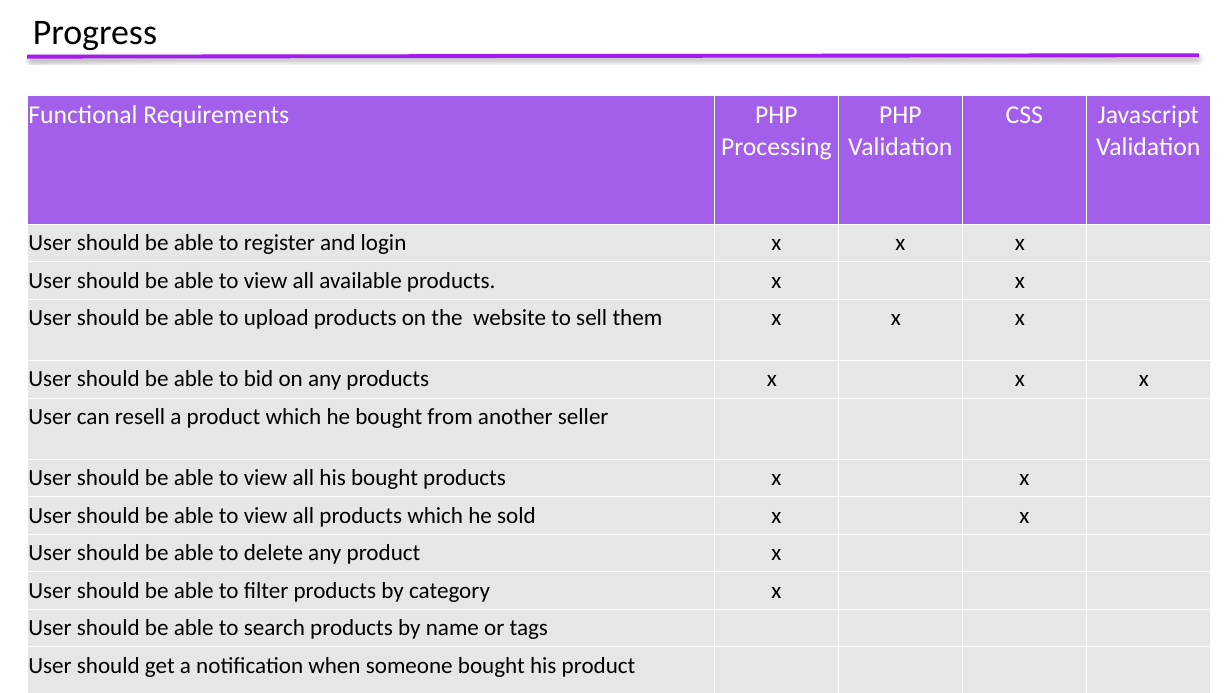
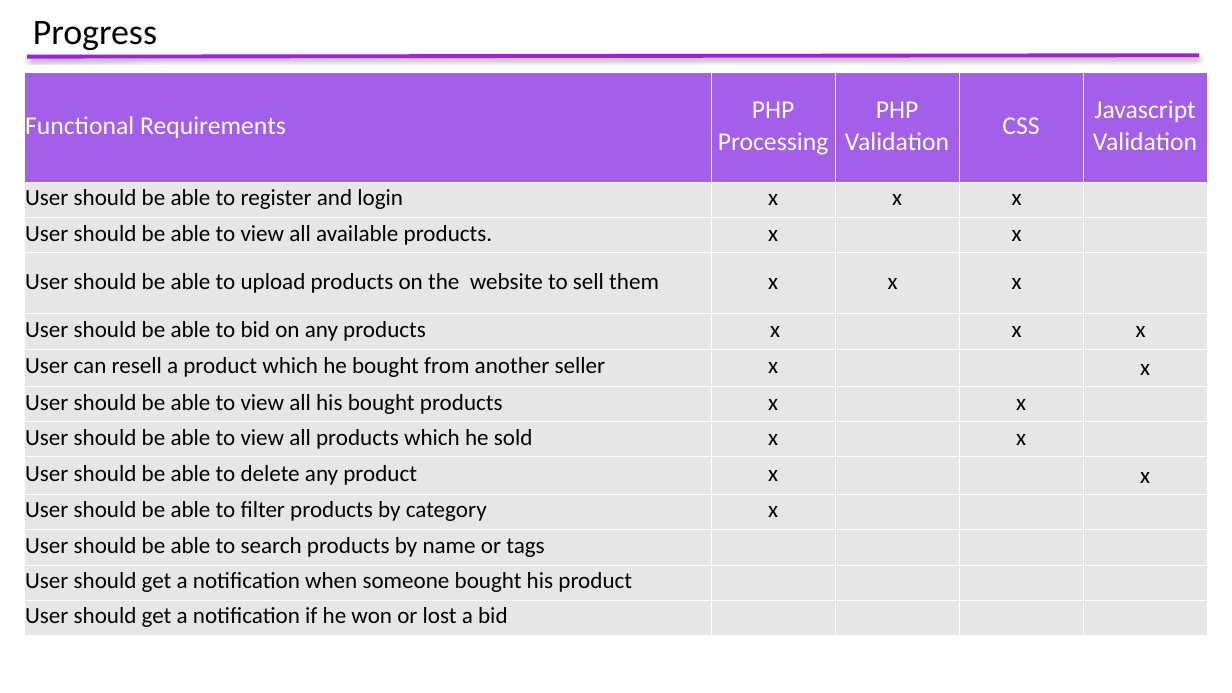
Before and after one commit to reeshal/Web-Assignment, a slide deck: slide 3 of AuctionHouse .pptx. Drawn at 1232x693 pixels with LibreOffice and Linux fonts; fonts in the diff are those of the drawing. Boxes give left, top, right and bottom in pixels: in the first picture for what was removed or moved away, otherwise in the second. Text is boxed around its words. In the diff, an @@ line names an element or a change of style, - is before the commit and + after.

```diff
--- a/AuctionHouse .pptx
+++ b/AuctionHouse .pptx
@@ table at <box>24,73,1207,656</box> @@
-row 6, column 2: 
+row 6, column 2: x
-row 6, column 5: 
+row 6, column 5: x
-row 9, column 5: 
+row 9, column 5: x
@@ table: place and size @@
-table at <box>27,95,1210,681</box>
+table at <box>24,73,1207,656</box>
```
Also in this commit, not shown: 1 other slide changed, 3 other files.
